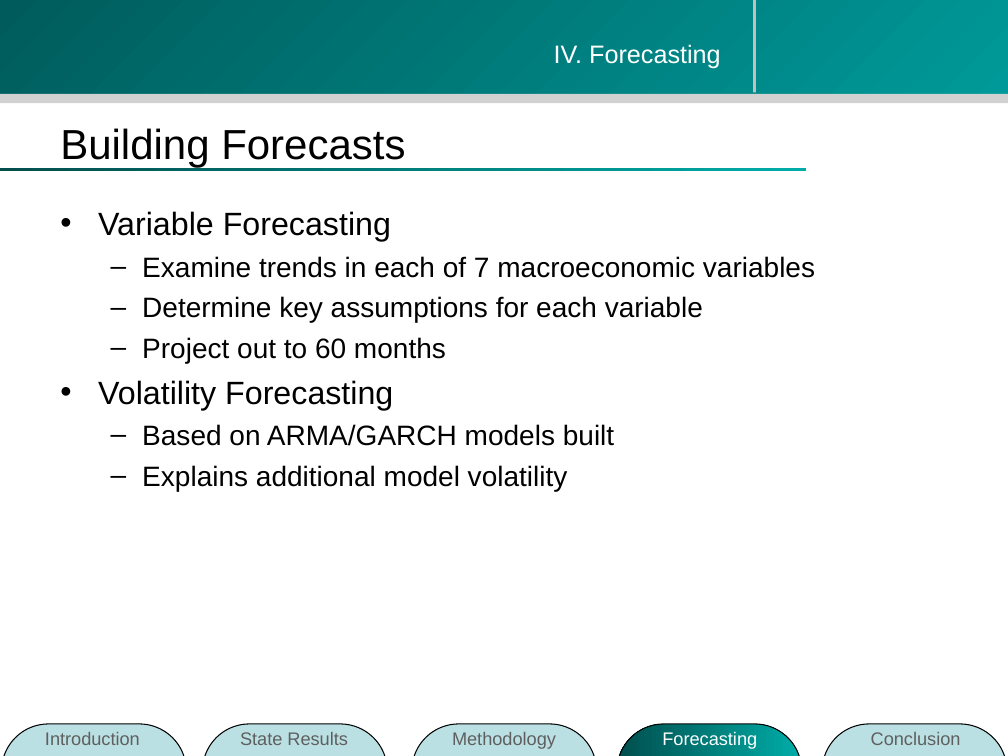
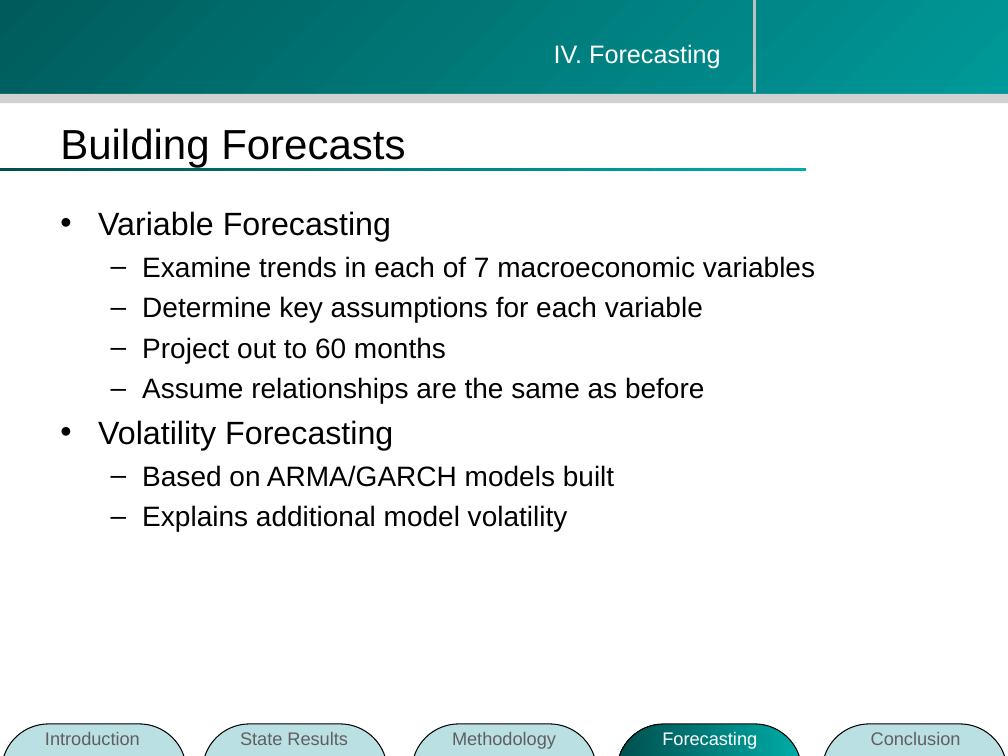
Before and after one commit to zhouzhenghui/svnrepository, a slide deck: slide 24 of SVNRepository/Presentation/M.Eng Final Presentation-take2.ppt (slide 23 before the commit). Drawn at 1008x756 pixels with LibreOffice and Linux fonts; fonts in the diff are those of the drawing; background and template pictures are left out. Boxes give left, top, right and bottom in pixels: in the first picture for what was removed or moved away, otherwise in the second. Text is boxed around its words. In the diff, an @@ line names an element or a change of style, - is before the commit and + after.

```diff
--- a/SVNRepository/Presentation/M.Eng Final Presentation-take2.ppt
+++ b/SVNRepository/Presentation/M.Eng Final Presentation-take2.ppt
@@ text at [142,377,704,403]: paragraph added @@
+  – Assume relationships are the same as before
```
Also in this commit, not shown: 3 other slides changed, 2 slides added, 1 slide removed.
